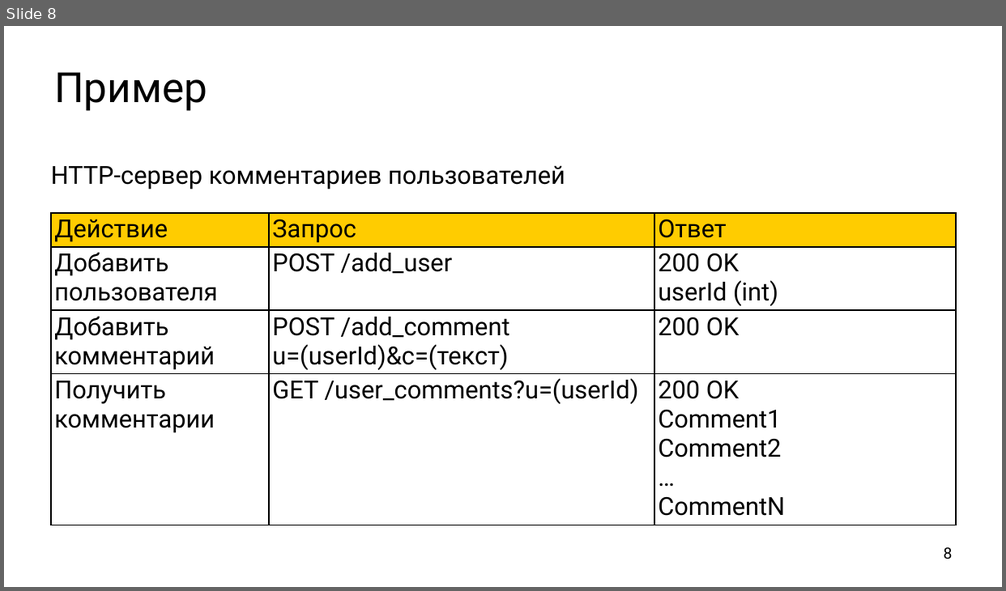
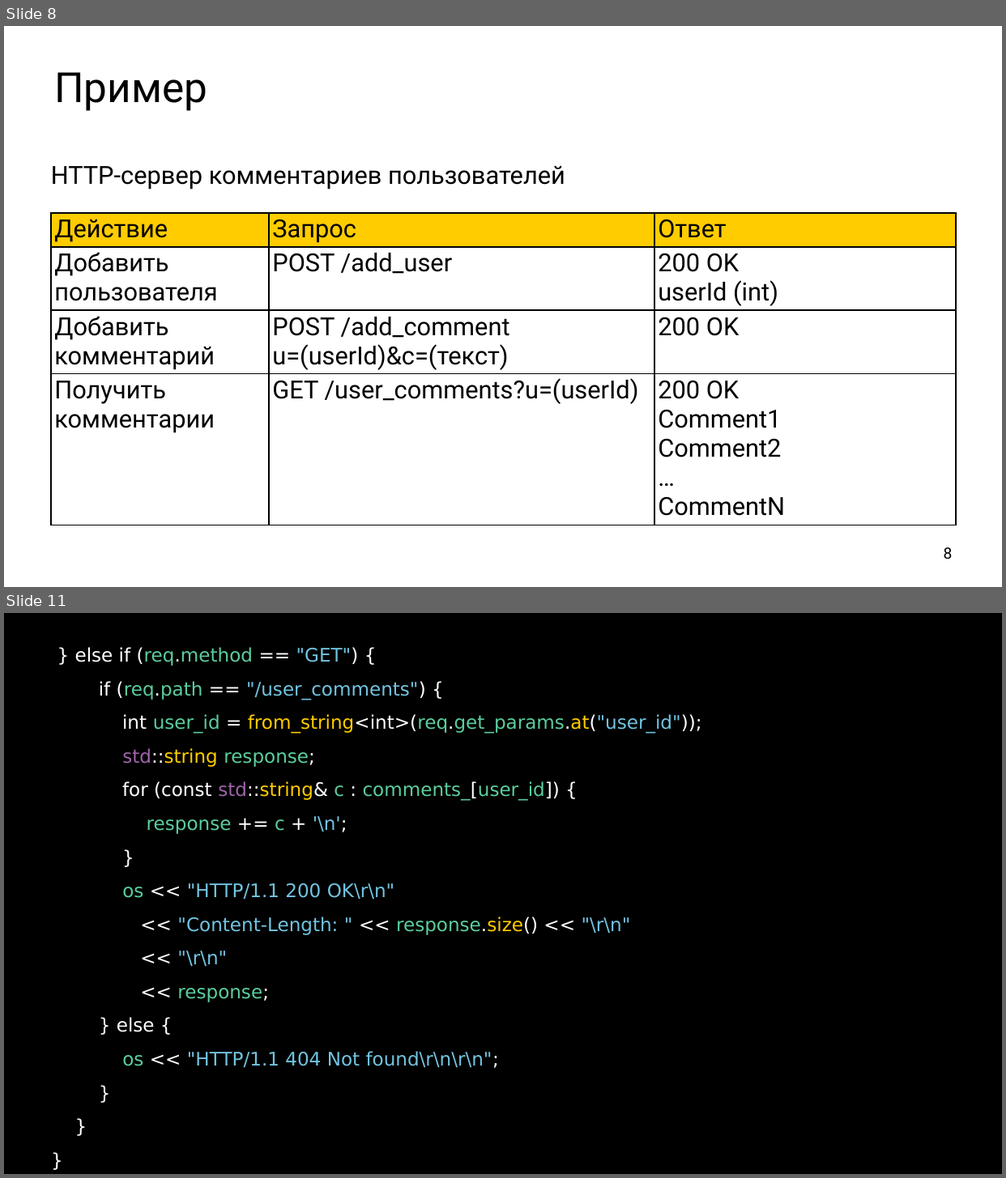
Before and after one commit to ishfb/secr2017, a slide deck: slides.pptx. Shown one above the other, each under a label of ours: slide 8 before the commit, slides 8 and 11 after it; the slides between them are not shown. The pictures are 1006x591 and 1006x1178 pixels, drawn with LibreOffice and Linux fonts; fonts in the diff are those of the drawing. Boxes give left, top, right and bottom in pixels: in the first picture for what was removed or moved away, otherwise in the second. Text is boxed around its words. In the diff, an @@ line names an element or a change of style, - is before the commit and + after.

```diff
--- a/slides.pptx
+++ b/slides.pptx
@@ slide 11 added at box(4, 613, 1002, 1174), background #FFFFFF @@
@@ text added at box(4, 613, 1002, 1174), fill #000000, 36 pt, text #72C3E0 @@
+} else if (req.method == "GET") {
+if (req.path == "/user_comments") {
+int user_id = from_string<int>(req.get_params.at("user_id"));
+std::string response;
+for (const std::string& c : comments_[user_id]) {
+response += c + '\n';
+}
+os << "HTTP/1.1 200 OK\r\n"
+<< "Content-Length: " << response.size() << "\r\n"
+<< "\r\n"
+<< response;
+} else {
+os << "HTTP/1.1 404 Not found\r\n\r\n";
+}
+}
+}
```
Also in this commit, not shown: 8 other slides added.
